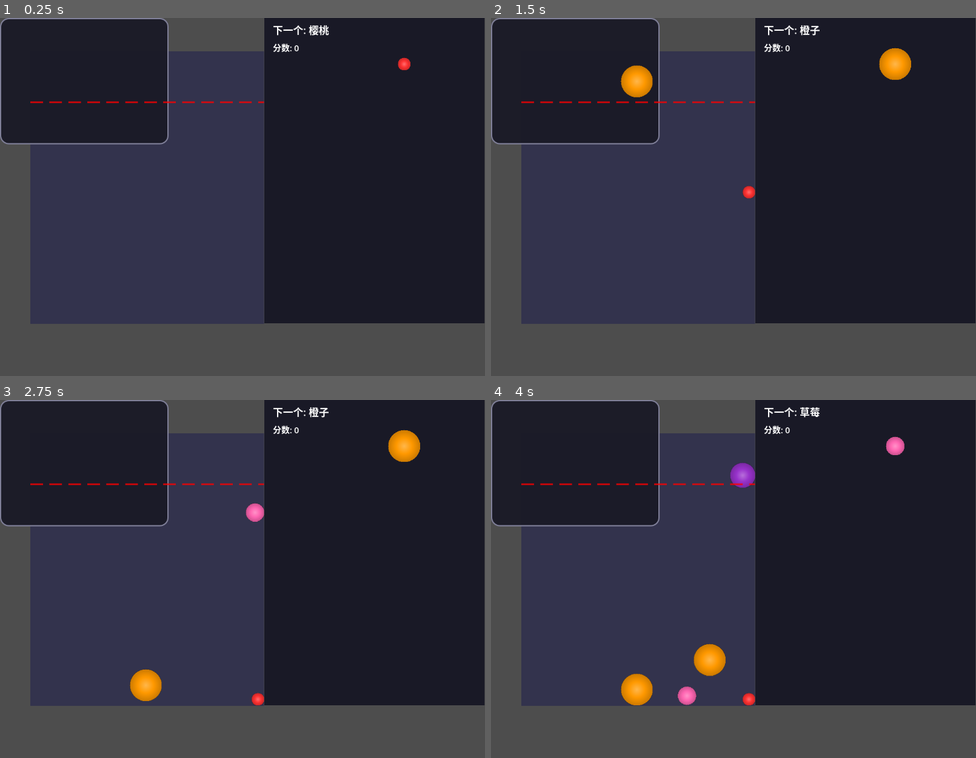
Above: before the commit, frames 1-4 (two rows, left to right).
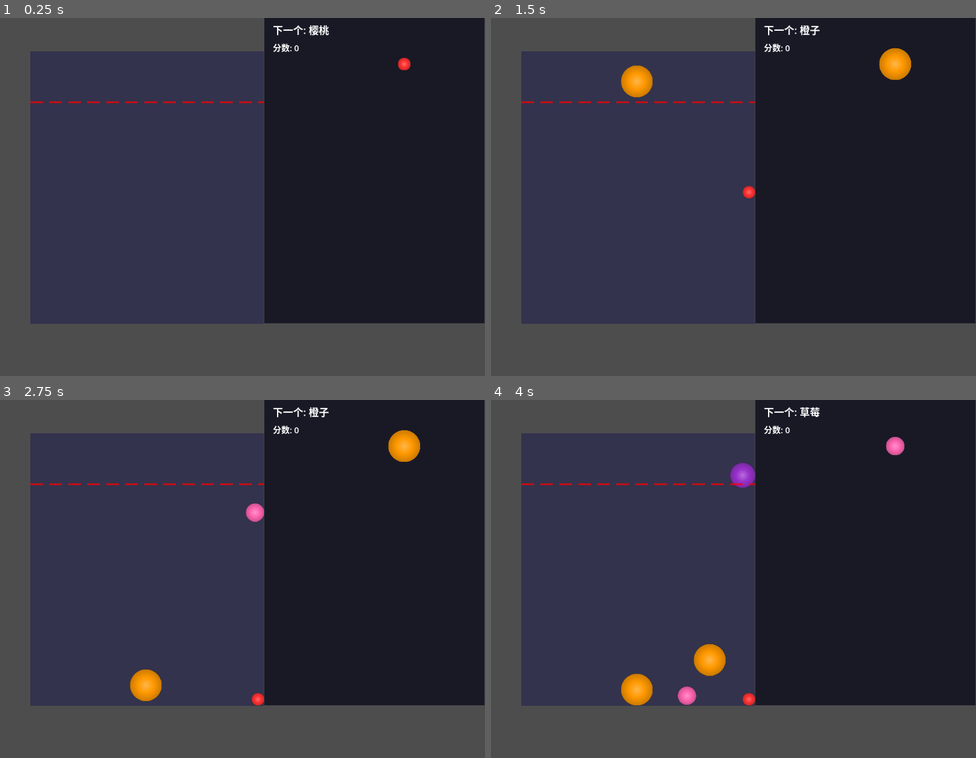
Above: after the commit, the same moments.

Repository: atom32/syn_melon
Game: Godot game, scene res://scenes/Main.tscn
Same seed, same stepped clock (60 frames per second), same inputs: the game is played once before the commit and once after it.
Inputs (mouse positions are in pixels of both pictures, inside the frame that each line leads up to):
- Up to frame 1 (0.25 s): no input
- Up to frame 2 (1.5 s): tap Enter at 0.5 s; move the mouse to (840, 179) at 0.52 s; click (840, 179) at 0.67 s; move the mouse to (636, 214) at 1.27 s; click (636, 214) at 1.42 s
- Up to frame 3 (2.75 s): move the mouse to (291, 500) at 2.02 s; click (291, 500) at 2.17 s
- Up to frame 4 (4 s): move the mouse to (709, 650) at 2.77 s; click (709, 650) at 2.92 s; move the mouse to (879, 632) at 3.52 s; click (879, 632) at 3.67 s

The runs differ from the first frame. In frame 1, 12% of the frame differs, in the area x 0-35%, y 0-36%; in frame 2, 12%; in frame 3, 12%; in frame 4, 12%.
Error before the commit: Invalid access to property or key 'pressed' on a base object of type 'null instance'. (res://scripts/GameOverPanel.gd:21)

Commit message:
fix: safely get node references in GameOverPanel to avoid null access

Diff:
--- a/scripts/GameOverPanel.gd
+++ b/scripts/GameOverPanel.gd
@@ -5,11 +5,15 @@
 
 signal restart_requested
 
-@onready var score_label: Label = $VBoxContainer/ScoreLabel
-@onready var restart_button: Button = $VBoxContainer/RestartButton
+var score_label: Label = null
+var restart_button: Button = null
 
 
 func _ready() -> void:
+	# 获取节点引用
+	score_label = $VBoxContainer/ScoreLabel
+	restart_button = $VBoxContainer/RestartButton
+
 	# 居中显示
 	set_anchors_and_offsets_preset(Control.PRESET_CENTER)
 	size = Vector2(400, 300)
@@ -18,7 +22,8 @@
 	add_theme_stylebox_override("panel", get_panel_style())
 
 	# 连接按钮信号
-	restart_button.pressed.connect(_on_restart_pressed)
+	if restart_button:
+		restart_button.pressed.connect(_on_restart_pressed)
 
 	# 初始隐藏
 	visible = false
Not shown, added: scripts/GameOverPanel.gd.uid
Not shown, added: scripts/MegaExplosionEffect.gd.uid
